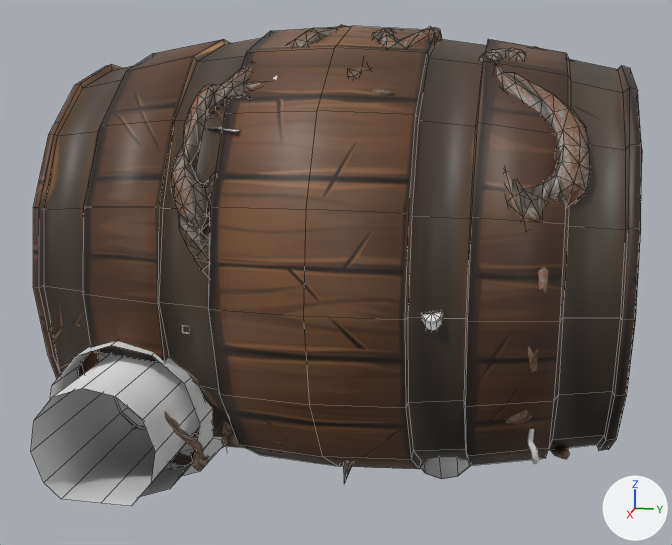
A saved change to the FBX model Assets/00_ART/01_Scenes/05_D/SC05_D_v04.fbx.
The view is the same before and after, from a camera (50 mm lens) standing at (19.24, 5.29, 7.73) and looking at (0.59, 1.56, 3.07). Lighting does not change. The marker at lower right points along +X, +Y and +Z. The first picture is the older version. Mesh edges are drawn as thin lines on the coarser meshes. Where no turn or scale is listed for an object, it has been applied to the vertices. Vertices at exactly the same position are counted once.

Before the edit, the objects in view are built like this:
```python
me_mesh_004 = bpy.data.meshes.new('Mesh.004')
me_mesh_004.from_pydata(...)  # 37 vertices, 36 faces; spans x -116.0..116.0, y 89.0..107.0, z -116.0..116.0
me_mesh_004.materials.append(mat_atlas_01)  # white #e7e7e7
me_mesh_032 = bpy.data.meshes.new('Mesh.032')
me_mesh_032.from_pydata(...)  # 639 vertices, 1286 faces; spans x -4.18..3.97, y -1.38..1.74, z 0.6..4.14
me_mesh_032.materials.append(mat_atlas_04)  # picture img_05d_atlas_04_png
me_mesh_037 = bpy.data.meshes.new('Mesh.037')
me_mesh_037.from_pydata(...)  # 448 vertices, 442 faces; spans x -4.59..4.58, y -5.17..5.65, z -4.6..4.59
me_mesh_037.materials.append(mat_atlas_02)  # picture img_05d_atlas_02_v01_png
me_mesh_065 = bpy.data.meshes.new('Mesh.065')
me_mesh_065.from_pydata(...)  # 84 vertices, 72 faces; spans x -0.89..2.32, y -1.75..1.75, z -1.75..1.75
me_mesh_065.materials.append(mat_atlas_01)  # white #e7e7e7
# before: 72 (2.32, 1.05, -0.49) at pixel (151, 483), 73 (2.32, 0.66, -0.95) at pixel (131, 506), 74 (2.32, 0.1, -0.95) at pixel (100, 503), 75 (2.32, -0.64, -0.95) at pixel (61, 499), 76 (2.32, -0.95, -0.66) at pixel (43, 482)
# before: 77 (2.32, -1.15, -0.1) at pixel (30, 451), 78 (2.32, -1.05, 0.49) at pixel (33, 420), 79 (2.32, -0.66, 0.95) at pixel (52, 397), 80 (2.32, -0.1, 1.15) at pixel (82, 388), 81 (2.32, 0.49, 1.05) at pixel (115, 396)
# before: 82 (2.32, 0.95, 0.66) at pixel (142, 420), 83 (2.32, 1.15, 0.1) at pixel (155, 452)
ob_barrel_low_018 = bpy.data.objects.new('__barrel_low.018', me_mesh_037)
ob_barrel_low_018.location = (0.03, 1.6, 3.48)
ob_env_roots_big_3_sm = bpy.data.objects.new('Env_Roots_Big_3_SM', me_mesh_032)
ob_env_roots_big_3_sm.location = (0.02, 4.65, 3.53)
ob_whiskey_005 = bpy.data.objects.new('Whiskey.005', me_mesh_065)
ob_whiskey_005.location = (3.26, -1.7, 0.95)
ob_whiskey_013 = bpy.data.objects.new('Whiskey.013', me_mesh_004)
ob_whiskey_013.location = (3.26, -1.7, 0.95)
ob_whiskey_013.rotation_euler = (0.0, 0.96, 1.571)  # degrees (0, 55, 90)
ob_whiskey_013.scale = (0.01, 0.01, 0.01)
# also in view: 'Env_Roots_Big_6_SM' at (-0.02, 1.44, 3.58); 'Whiskey.001' at (2.3, 3.92, 1.19)
```
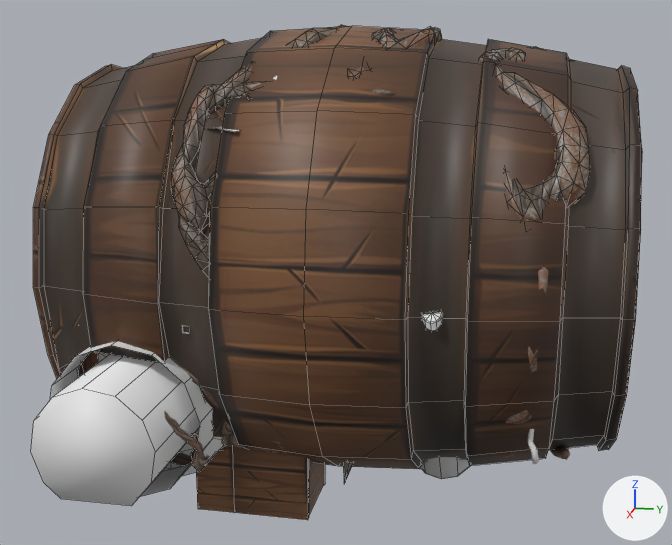
Changed parts and their boxes (x1, y1, x2, y2) in the pictures (672 x 545 px):
```json
{"object": "Plane.001", "change": "added", "after": [232, 447, 309, 520], "on screen": "brown"}
{"object": "Plane.003", "change": "added", "after": [195, 432, 234, 512], "on screen": "brown"}
{"object": "Plane.002", "change": "added", "after": [309, 460, 324, 515], "on screen": "brown"}
{"object": "Whiskey.013", "change": "reshaped", "before": [113, 396, 144, 427], "on screen": "not visible afterwards"}
{"part": 1, "of": "me_mesh_037", "change": "built on", "before": [170, 445, 337, 466], "after": [170, 445, 337, 466]}
{"part": 2, "of": "me_mesh_037", "change": "added", "after": [84, 38, 262, 88]}
{"part": 3, "of": "me_mesh_065", "change": "added", "after": [31, 388, 155, 506]}
```

Scene script edits in JSON lines:
```json
{"block": "me_mesh_037", "where": "# used by ob_barrel_low_018; location = (0.03, 1.6, 3.48)"}
{"op": "remove", "block": "me_mesh_037", "code": "me_mesh_037.from_pydata(...)  # 448 vertices, 442 faces; spans x -4.59..4.58, y -5.17..5.65, z -4.6..4.59"}
{"op": "add", "block": "me_mesh_037", "code": "me_mesh_037.from_pydata(...)  # 462 vertices, 444 faces; spans x -4.59..4.58, y -5.17..5.65, z -4.6..4.59"}
{"block": "me_mesh_037", "change": "me_mesh_037 part 1: 4 vertices removed from x 1.47..1.55, y -2.48..-1.49, z -4.24..-4.02; 14 vertices added at x 0.62..2.41, y -2.58..-0.32, z -4.45..-3.66"}
{"block": "me_mesh_037", "change": "me_mesh_037 part 2: 4 vertices added at x 0.59..0.71, y -4.1..-2.49, z 3.78..4.25"}
{"block": "me_mesh_065", "where": "# used by ob_whiskey_005; location = (3.26, -1.7, 0.95)"}
{"block": "me_mesh_065", "where": "# verts and faces of me_mesh_065; kept vertices keep their numbers, new ones are numbered from 84"}
{"op": "remove", "block": "me_mesh_065", "code": "me_mesh_065.from_pydata(...)  # 84 vertices, 72 faces; spans x -0.89..2.32, y -1.75..1.75, z -1.75..1.75"}
{"op": "add", "block": "me_mesh_065", "code": "me_mesh_065.from_pydata(...)  # 84 vertices, 73 faces; spans x -0.89..2.32, y -1.75..1.75, z -1.75..1.75"}
{"block": "me_mesh_065", "change": "me_mesh_065 part 3"}
{"op": "add", "block": "me_mesh_065", "code": "faces += [(72, 73, 74, 75, 76, 77, 78, 79, 80, 81, 82, 83)]"}
{"block": "me_mesh_004", "where": "# used by ob_whiskey_013; location = (3.26, -1.7, 0.95); rotation_euler = (0.0, 0.96, 1.571), in degrees (0, 55, 90); scale = (0.01, 0.01, 0.01)"}
{"op": "remove", "block": "me_mesh_004", "code": "me_mesh_004.from_pydata(...)  # 37 vertices, 36 faces; spans x -116.0..116.0, y 89.0..107.0, z -116.0..116.0"}
{"op": "add", "block": "me_mesh_004", "code": "me_mesh_004.from_pydata(...)  # 145 vertices, 132 faces; spans x -110.0..110.0, y 89.0..107.0, z -110.0..110.0"}
{"block": "me_mesh_004", "change": "me_mesh_004 part 4: 36 vertices removed from x -116.0..116.0, y 89.0..107.0, z -116.0..116.0; 144 vertices added at x -110.0..110.0, y 89.0..106.0, z -110.0..110.0"}
{"op": "add", "block": "me_plane_001", "code": ["me_plane_001 = bpy.data.meshes.new('Plane.001')", "me_plane_001.from_pydata(...)  # a box spanning x -0.05..0.05, y -0.78..0.78, z -0.85..0.85", "me_plane_001.materials.append(mat_atlas_02)  # picture img_05d_atlas_02_v01_png"]}
{"op": "add", "block": "me_plane_003", "code": ["me_plane_003 = bpy.data.meshes.new('Plane.003')", "me_plane_003.from_pydata(...)  # a box spanning x -0.05..0.05, y -0.02..0.78, z -0.85..0.85", "me_plane_003.materials.append(mat_atlas_02)  # picture img_05d_atlas_02_v01_png"]}
{"op": "add", "block": "me_plane_002", "code": ["me_plane_002 = bpy.data.meshes.new('Plane.002')", "me_plane_002.from_pydata(...)  # a box spanning x -0.83..0.76, y -0.05..0.05, z -0.85..0.85", "me_plane_002.materials.append(mat_atlas_02)  # picture img_05d_atlas_02_v01_png"]}
{"op": "add", "block": "ob_plane_001", "code": ["ob_plane_001 = bpy.data.objects.new('Plane.001', me_plane_001)", "ob_plane_001.location = (2.35, 0.55, -0.85)"]}
{"op": "add", "block": "ob_plane_003", "code": ["ob_plane_003 = bpy.data.objects.new('Plane.003', me_plane_003)", "ob_plane_003.location = (2.35, -1.01, -0.85)"]}
{"op": "add", "block": "ob_plane_002", "code": ["ob_plane_002 = bpy.data.objects.new('Plane.002', me_plane_002)", "ob_plane_002.location = (1.54, 1.26, -0.85)"]}
{"op": "add", "block": "ob_plane_008", "code": ["ob_plane_008 = bpy.data.objects.new('Plane.008', me_plane_001.copy())", "ob_plane_008.location = (0.67, 0.55, -0.91)"]}
```
